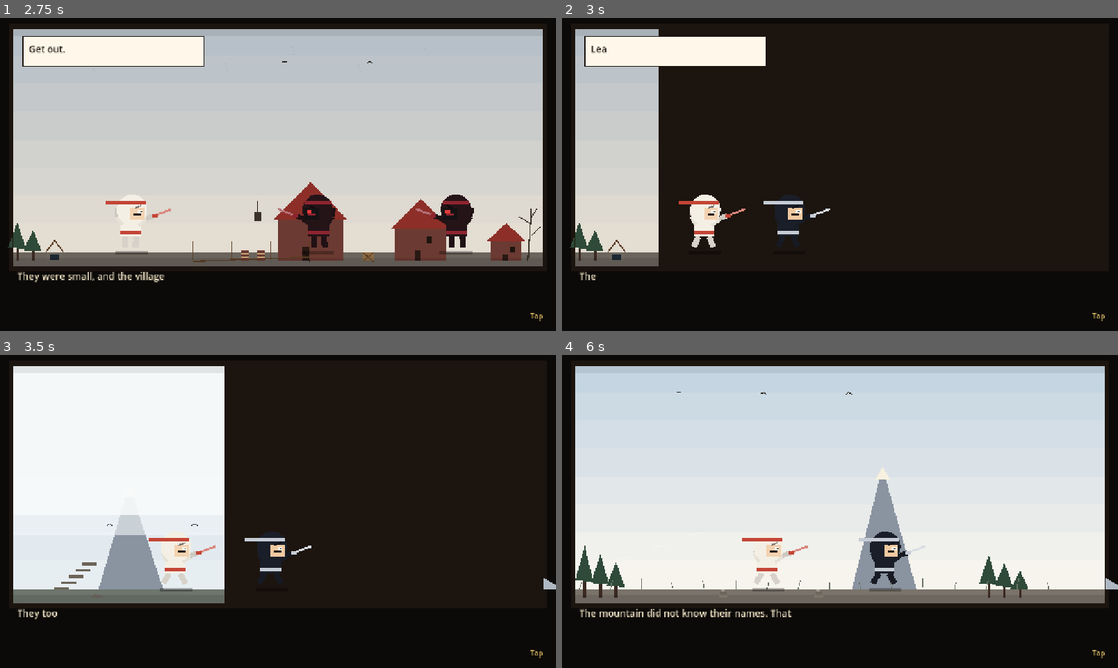
Above: before the commit, frames 1-4 (two rows, left to right).
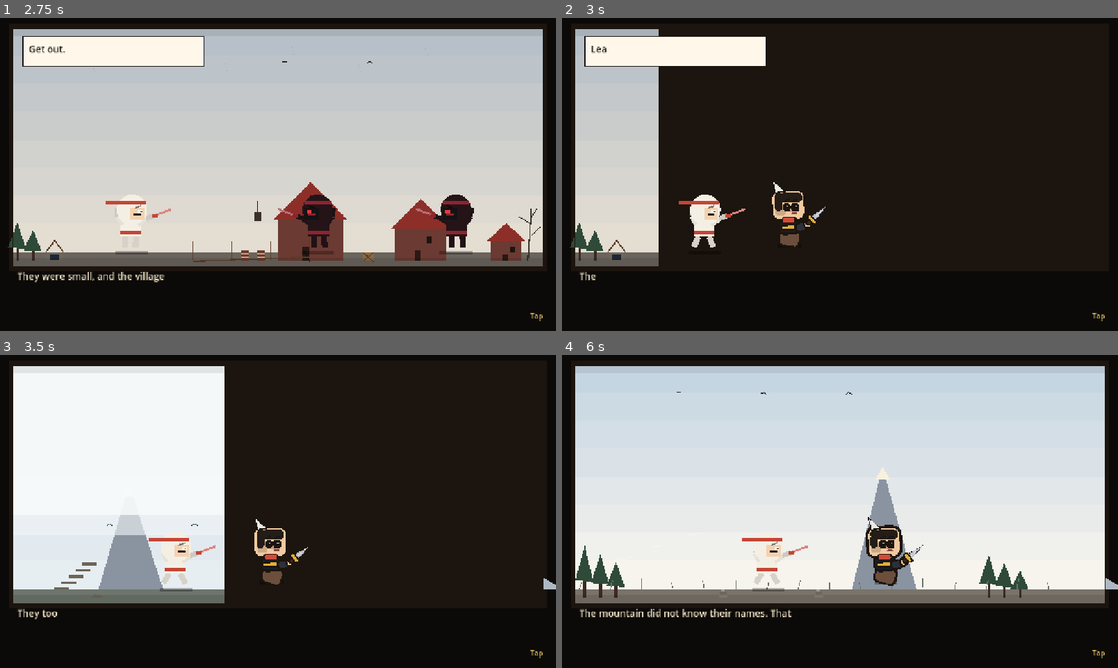
Above: after the commit, the same moments.

Repository: thomakhy025-code/n-vs-z
Game: Godot game, scene res://scenes/main.tscn
The game is run twice, just before and just after one commit, with the same random seed, the same clock (stepped at 60 frames per second) and the same inputs.
Inputs (mouse positions are in pixels of both pictures, inside the frame that each line leads up to):
- Up to frame 1 (2.75 s): click "Play" at 0.5 s; click "1 First road Break their gate…" at 1.25 s; click "Start battle" at 2 s
- Up to frame 2 (3 s): tap Enter (ui_accept) at 2.75 s; move the mouse to (962, 158) at 2.77 s; hold D (move_right) from 2.78 s (still down); hold J (sword) from 2.78 s (still down); click (962, 158) at 2.92 s
- Up to frame 3 (3.5 s): keep holding D (move_right); keep holding J (sword); tap Enter (ui_accept) at 3.02, 3.32 s
- Up to frame 4 (6 s): release D (move_right) at 3.5 s; release J (sword) at 3.5 s; drag from (728, 527) to (812, 574) at 3.52 s; move the mouse to (895, 442) at 4.27 s; hold D (move_right) 4.28-5 s; hold J (sword) 4.28-5 s; tap 1 (slot1) at 4.35 s; drag from (812, 574) to (673, 464) at 5.02 s; move the mouse to (1006, 558) at 5.77 s; hold A (move_left) from 5.78 s (still down); hold J (sword) from 5.78 s (still down); tap 3 (slot3) at 5.85 s

Frame 1 is identical in both runs. In frame 2, 0.7% of the frame differs, in the area x 36-49%, y 52-74%; in frame 3, 0.7%; in frame 4, 1.1%, in the area x 53-65%, y 51-76%.

Commit message:
Draw the Sword soldier in the sampled chunky icon so the unit the player calls first reaches the live game.
Co-authored-by: Cursor <cursoragent@cursor.com>

Diff:
--- a/scripts/main.gd
+++ b/scripts/main.gd
@@ -3461,6 +3461,10 @@
 			head_y = -42.0
 			foot_y = 26.0
 			span_x = 104.0
+		elif kind == "sword":
+			head_y = -58.0
+			foot_y = 26.0
+			span_x = 112.0
 		elif kind == "moth" or kind == "glut" or kind == "brood" or kind == "oni" or kind == "crow" or kind == "cow" or kind == "elder" or kind == "shell" or kind == "general":
 			head_y = -56.0
 			foot_y = 32.0
@@ -3558,6 +3562,9 @@
 	func _draw() -> void:
 		var origin := Vector2(size.x * 0.5, size.y * 0.74)
 		var zoom := 2.05
+		if kind == "sword":
+			origin = Vector2(size.x * 0.36, size.y * 0.8)
+			zoom = 1.72
 		if kind == "horse" and not navy:
 			zoom = 1.65
 			origin.y = size.y * 0.8
--- a/scripts/painter.gd
+++ b/scripts/painter.gd
@@ -440,8 +440,8 @@
 			return {}
 
 
-# Every fighter uses this one body. A crowded fight used to rebuild a different
-# pile of polygons for each skin. These few boxes and one circle are the picture.
+# The roster shares one small body so a crowded fight stays light.
+# The sword soldier is the sample in the chunky icon style. Everyone else stays here.
 
 static func tale_span(name: String) -> float:
 	match name:
@@ -478,10 +478,13 @@
 		hip = Vector2(-1.0, 7.0)
 	elif phase == "debut":
 		hip.y = lerpf(16.0, 4.0, along)
+	var steel := _steel_color(look, trim)
+	var paint := str(look.get("paint", ""))
+	if paint == "sword":
+		_paint_sword(ci, hip, step, chop, skin, cloth, trim, steel, phase, flash)
+		return
 	var belt := _belt_color(look, trim)
-	var steel := _steel_color(look, trim)
 	var weapon := str(pose.get("tool", look.get("weapon", "katana")))
-	var paint := str(look.get("paint", ""))
 	_shadow(ci, hip)
 	if bool(look.get("mount", false)):
 		_mount(ci, cloth, trim, step)
@@ -725,3 +728,187 @@
 		ci.draw_rect(Rect2(hand.x - 4.0, hand.y - 7.0, 10.0, 8.0), cloth.lightened(0.15), true)
 		return
 	_bone(ci, hand, -1.15, 22.0, 2.8, trim)
+
+
+# The sword soldier only. Big rounded-square head, small body, one leg,
+# two arm segments, a plain sword, and a couple of flat clothing marks.
+static func _paint_sword(ci: CanvasItem, hip: Vector2, step: float, chop: float, skin: Color, cloth: Color, trim: Color, steel: Color, phase: String, flash: float) -> void:
+	var wash := clampf(flash * 4.0, 0.0, 0.72)
+	var ink := Color("1c140e").lerp(Color.WHITE, wash * 0.4)
+	var hair := Color("241c16").lerp(Color.WHITE, wash)
+	var collar := Color("d24b3c").lerp(Color.WHITE, wash)
+	var sash := Color("e2b034").lerp(Color.WHITE, wash)
+	var boot := cloth.lerp(Color("8a6244"), 0.72)
+	var sleeve := cloth.lightened(0.08)
+	var arm_skin := skin.darkened(0.04)
+	var skin_shade := skin.darkened(0.16)
+	var cloth_shade := cloth.darkened(0.22)
+	var hurt := phase == "hurt" or phase == "fall"
+	var boot_top := hip.y - 4.0
+	ci.draw_rect(Rect2(hip.x - 11.0, boot_top + 11.2, 24.0, 4.2), Color(0, 0, 0, 0.32), true)
+	var leg := Rect2(hip.x - 10.0 + step * 3.4, boot_top - 2.0, 20.0, 15.0)
+	var leg_pts := _turn(_squircle(leg, 4.5), Vector2(hip.x, boot_top), step * 0.36)
+	_paint_poly(ci, leg_pts, boot, ink, 2.5)
+	var body := Rect2(hip.x - 9.0, hip.y - 22.0, 18.0, 18.0)
+	_chunk(ci, body, 4.2, cloth, ink, 2.5)
+	_chunk(ci, Rect2(body.position.x + 2.2, body.position.y + 9.0, body.size.x - 4.4, 7.0), 2.2, cloth_shade, cloth_shade, 0.0)
+	_chunk(ci, Rect2(hip.x - 7.2, hip.y - 11.0, 14.4, 3.5), 1.3, sash, ink, 1.3)
+	var upper_angle := 0.05 - chop * 0.95 + step * 0.18
+	var shoulder := hip + Vector2(8.0, -9.0)
+	var elbow := _segment(ci, shoulder, upper_angle, 10.0, 7.0, sleeve, ink, 2.3)
+	var fore_angle := upper_angle - 0.62
+	var grip := _segment(ci, elbow, fore_angle, 9.4, 5.6, arm_skin, ink, 2.1)
+	var head := Rect2(hip.x - 17.0, hip.y - 48.0, 33.0, 30.0)
+	_chunk(ci, head, 7.6, skin, ink, 2.7)
+	_chunk(ci, Rect2(head.position.x + 3.2, head.position.y + 15.5, 10.0, 11.0), 3.0, skin_shade, skin_shade, 0.0)
+	_chunk(ci, Rect2(head.position.x + 2.2, head.position.y + 2.0, head.size.x - 4.4, 10.5), 4.6, hair, hair, 0.0)
+	_chunk(ci, Rect2(head.position.x + 2.2, head.position.y + 8.0, 8.0, 13.0), 2.8, hair, hair, 0.0)
+	var crest := PackedVector2Array()
+	var crown_y := head.position.y
+	crest.append(Vector2(head.position.x + 3.5, crown_y + 1.2))
+	crest.append(Vector2(head.position.x + 0.5, crown_y - 10.0))
+	crest.append(Vector2(head.position.x + 12.0, crown_y + 0.6))
+	var plume := trim.lerp(Color("f6f2e8"), 0.78).lerp(Color.WHITE, wash * 0.35)
+	_paint_poly(ci, crest, plume, ink, 2.0)
+	var eye_y := head.position.y + 14.6
+	var far_eye := Rect2(head.position.x + 12.5, eye_y, 5.5, 5.8)
+	var near_eye := Rect2(head.position.x + 20.2, eye_y - 0.3, 6.6, 6.4)
+	var brow := ink
+	if hurt:
+		_segment(ci, far_eye.position + Vector2(0.0, 2.0), 0.12, far_eye.size.x, 2.0, brow, brow, 0.0)
+		_segment(ci, near_eye.position + Vector2(0.0, 2.0), 0.02, near_eye.size.x, 2.1, brow, brow, 0.0)
+	else:
+		_segment(ci, far_eye.position + Vector2(-0.3, -3.2), -0.46, 6.2, 2.3, brow, brow, 0.0)
+		_segment(ci, near_eye.position + Vector2(-0.2, -3.4), -0.22, 7.2, 2.5, brow, brow, 0.0)
+		_chunk(ci, far_eye, 1.7, ink, ink, 1.15)
+		_chunk(ci, near_eye, 1.9, ink, ink, 1.25)
+		ci.draw_rect(Rect2(far_eye.position.x + 2.5, far_eye.position.y + 1.1, 1.5, 1.5), Color("fff6ea"), true)
+		ci.draw_rect(Rect2(near_eye.position.x + 3.4, near_eye.position.y + 1.15, 1.8, 1.8), Color("fff6ea"), true)
+	_chunk(ci, Rect2(far_eye.end.x - 0.2, eye_y + 5.0, 2.3, 3.4), 1.0, skin.darkened(0.2), skin.darkened(0.2), 0.0)
+	var mouth := Color("8d403c").lerp(Color.WHITE, wash)
+	_segment(ci, Vector2(near_eye.position.x - 0.4, eye_y + 9.2), 0.06, 6.0, 2.15, mouth, mouth, 0.0)
+	_chunk(ci, Rect2(hip.x - 6.0, head.end.y - 1.5, 12.5, 4.4), 1.5, collar, ink, 1.4)
+	_sword_weapon(ci, grip, fore_angle + 0.06, steel, ink, wash)
+
+
+static func _sword_weapon(ci: CanvasItem, hand: Vector2, angle: float, steel: Color, ink: Color, wash: float) -> void:
+	var dir := Vector2(cos(angle), sin(angle))
+	var side := Vector2(-dir.y, dir.x)
+	var grip := Color("3b291c").lerp(Color.WHITE, wash)
+	var guard := Color("e2b034").lerp(Color.WHITE, wash)
+	_segment(ci, hand - dir * 6.2, angle, 6.2, 3.5, grip, ink, 1.6)
+	_segment(ci, hand - side * 4.8, angle + PI * 0.5, 9.6, 3.2, guard, ink, 1.6)
+	var base := hand + dir * 2.8
+	var tip := hand + dir * 20.0
+	var blade := PackedVector2Array()
+	blade.append(base + side * 2.6)
+	blade.append(tip)
+	blade.append(base - side * 2.6)
+	_paint_poly(ci, blade, steel.darkened(0.14), ink, 1.7)
+	var shine := PackedVector2Array()
+	shine.append(base + side * 0.7 + dir * 1.4)
+	shine.append(tip - dir * 2.2)
+	shine.append(base - side * 0.2 + dir * 1.4)
+	ci.draw_colored_polygon(shine, steel.lightened(0.18))
+
+
+static func _chunk(ci: CanvasItem, rect: Rect2, cut: float, fill: Color, ink: Color, outline: float) -> void:
+	if outline > 0.2:
+		var grown := Rect2(rect.position - Vector2(outline, outline), rect.size + Vector2(outline, outline) * 2.0)
+		ci.draw_colored_polygon(_squircle(grown, cut + outline), ink)
+	ci.draw_colored_polygon(_squircle(rect, cut), fill)
+
+
+static func _paint_poly(ci: CanvasItem, pts: PackedVector2Array, fill: Color, ink: Color, outline: float) -> void:
+	if pts.size() < 3:
+		return
+	if outline > 0.15:
+		ci.draw_colored_polygon(_inflate(pts, outline), ink)
+	ci.draw_colored_polygon(pts, fill)
+
+
+static func _segment(ci: CanvasItem, origin: Vector2, angle: float, length: float, thick: float, fill: Color, ink: Color, outline: float) -> Vector2:
+	var cut := minf(thick * 0.46, length * 0.34)
+	var limb := Rect2(0.0, -thick * 0.5, length, thick)
+	if outline > 0.2:
+		var grown := Rect2(-outline, -thick * 0.5 - outline, length + outline * 2.0, thick + outline * 2.0)
+		ci.draw_colored_polygon(_place(_squircle(grown, cut + outline), origin, angle), ink)
+	ci.draw_colored_polygon(_place(_squircle(limb, cut), origin, angle), fill)
+	return origin + Vector2(cos(angle), sin(angle)) * length
+
+
+static func _squircle(rect: Rect2, cut: float) -> PackedVector2Array:
+	var pts := PackedVector2Array()
+	var radius := cut
+	var limit := minf(rect.size.x, rect.size.y) * 0.48
+	if radius > limit:
+		radius = limit
+	if radius < 0.4:
+		pts.append(rect.position)
+		pts.append(Vector2(rect.end.x, rect.position.y))
+		pts.append(rect.end)
+		pts.append(Vector2(rect.position.x, rect.end.y))
+		return pts
+	var corners := PackedVector2Array()
+	corners.append(rect.position + Vector2(radius, radius))
+	corners.append(Vector2(rect.end.x - radius, rect.position.y + radius))
+	corners.append(rect.end - Vector2(radius, radius))
+	corners.append(Vector2(rect.position.x + radius, rect.end.y - radius))
+	var arcs := PackedFloat32Array()
+	arcs.append(PI)
+	arcs.append(PI * 1.5)
+	arcs.append(0.0)
+	arcs.append(PI * 0.5)
+	var steps := 4
+	for corner_i in 4:
+		var center: Vector2 = corners[corner_i]
+		var a0 := arcs[corner_i]
+		for step_i in steps:
+			var u := float(step_i) / float(steps)
+			var a := a0 + u * PI * 0.5
+			pts.append(center + Vector2(cos(a), sin(a)) * radius)
+	return pts
+
+
+static func _place(pts: PackedVector2Array, origin: Vector2, angle: float) -> PackedVector2Array:
+	var spun := PackedVector2Array()
+	spun.resize(pts.size())
+	var c := cos(angle)
+	var s := sin(angle)
+	for i in pts.size():
+		var point: Vector2 = pts[i]
+		spun[i] = origin + Vector2(point.x * c - point.y * s, point.x * s + point.y * c)
+	return spun
+
+
+static func _turn(pts: PackedVector2Array, pivot: Vector2, angle: float) -> PackedVector2Array:
+	if absf(angle) < 0.001:
+		return pts
+	var spun := PackedVector2Array()
+	spun.resize(pts.size())
+	var c := cos(angle)
+	var s := sin(angle)
+	for i in pts.size():
+		var point: Vector2 = pts[i]
+		var delta := point - pivot
+		spun[i] = pivot + Vector2(delta.x * c - delta.y * s, delta.x * s + delta.y * c)
+	return spun
+
+
+static func _inflate(pts: PackedVector2Array, amount: float) -> PackedVector2Array:
+	var center := Vector2.ZERO
+	var count := pts.size()
+	for point in pts:
+		center += point
+	center /= float(maxi(count, 1))
+	var grown := PackedVector2Array()
+	grown.resize(count)
+	for i in count:
+		var point: Vector2 = pts[i]
+		var delta := point - center
+		var span := delta.length()
+		if span < 0.001:
+			grown[i] = point
+		else:
+			grown[i] = point + delta * (amount / span)
+	return grown
Not shown, changed: docs/index.pck
Not shown, added: docs/nvs-3131620.pck
